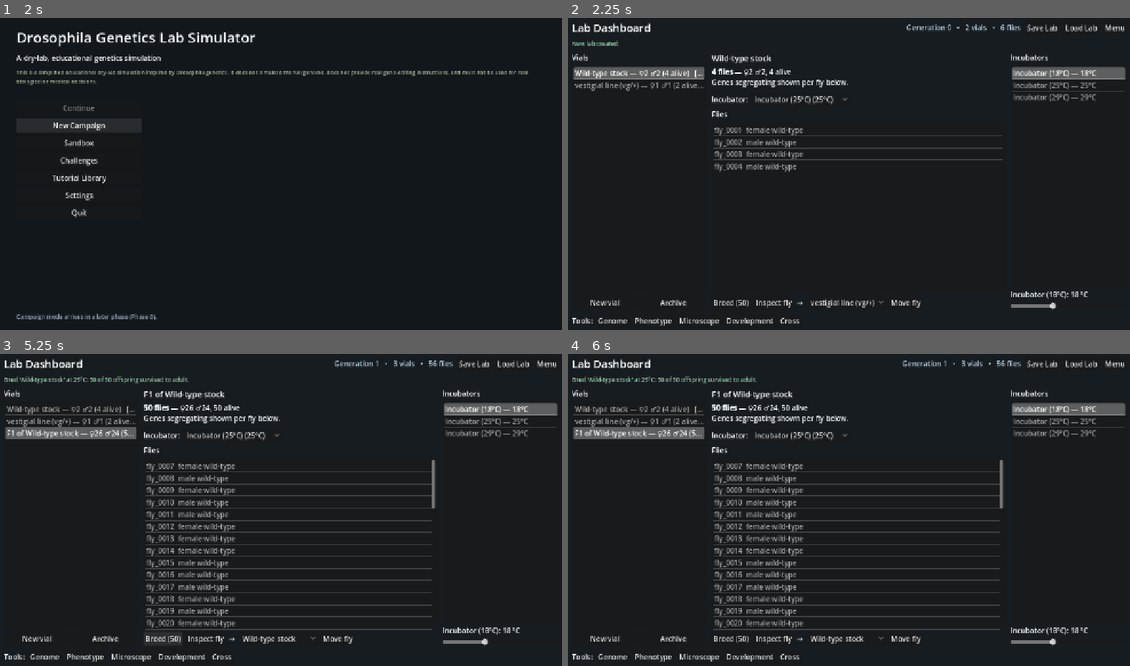
Above: before the commit, frames 1-4 (two rows, left to right).
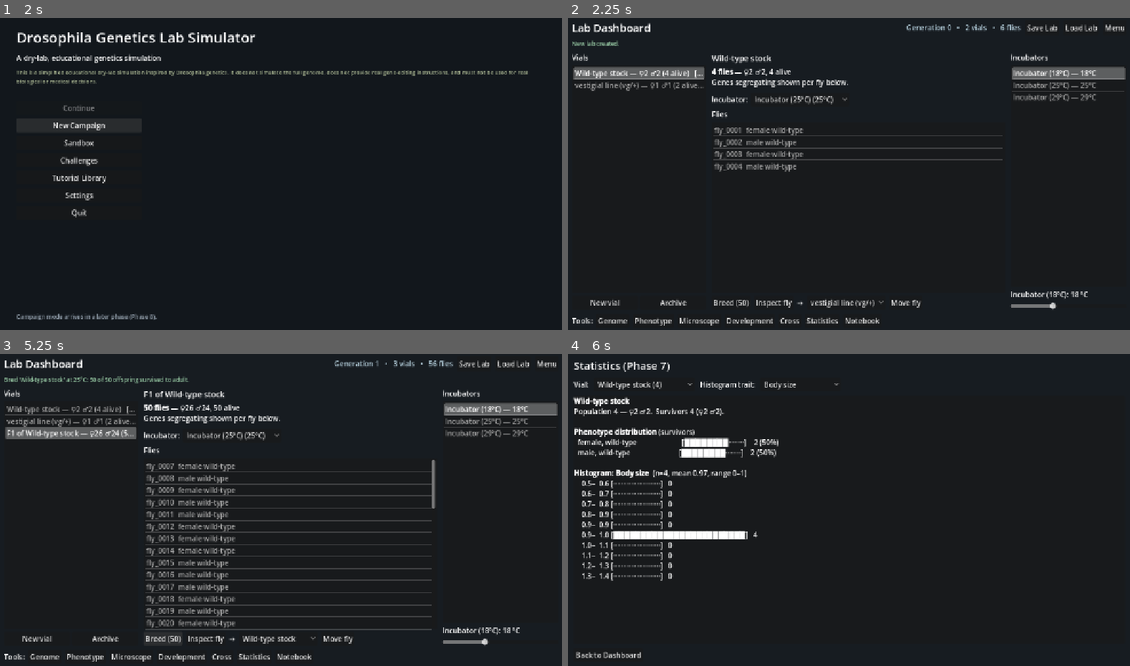
Above: after the commit, the same moments.

Repository: mkhudyakov/flyBase
Game: Godot game, scene res://scenes/MainMenu.tscn
The game is run twice, just before and just after one commit, with the same random seed, the same clock (stepped at 60 frames per second) and the same inputs.
Inputs (mouse positions are in pixels of both pictures, inside the frame that each line leads up to):
- Up to frame 1 (2 s): click "New Campaign" at 0.5 s; click "New Campaign" at 1.25 s
- Up to frame 2 (2.25 s): click "Sandbox" at 2 s
- Up to frame 3 (5.25 s): click "Menu" at 2.75 s; click "Challenges" at 3.5 s; click "Sandbox" at 4.25 s; click "Breed (50)" at 5 s
- Up to frame 4 (6 s): click (820, 656) at 5.75 s, where only the run after the commit has a clickable "Statistics"

Frame 1 is identical in both runs. In frame 2, 0.2% of the frame differs, in the area x 42-56%, y 96-98%; in frame 3, 0.2%; in frame 4, 15%, in the area x 0-100%, y 1-99%.

Commit message:
CHANGE: Phase 7

Diff:
--- a/scenes/LabDashboard.tscn
+++ b/scenes/LabDashboard.tscn
@@ -228,6 +228,14 @@
 [node name="CrossButton" type="Button" parent="Margin/Root/ToolsBar"]
 layout_mode = 2
 text = "Cross"
+
+[node name="StatisticsButton" type="Button" parent="Margin/Root/ToolsBar"]
+layout_mode = 2
+text = "Statistics"
+
+[node name="NotebookButton" type="Button" parent="Margin/Root/ToolsBar"]
+layout_mode = 2
+text = "Notebook"
 
 [connection signal="pressed" from="Margin/Root/TopBar/SaveButton" to="." method="_on_save_pressed"]
 [connection signal="pressed" from="Margin/Root/TopBar/LoadButton" to="." method="_on_load_pressed"]
@@ -246,3 +254,5 @@
 [connection signal="pressed" from="Margin/Root/ToolsBar/MicroscopeButton" to="." method="_on_tool_microscope_pressed"]
 [connection signal="pressed" from="Margin/Root/ToolsBar/DevelopmentButton" to="." method="_on_tool_development_pressed"]
 [connection signal="pressed" from="Margin/Root/ToolsBar/CrossButton" to="." method="_on_tool_cross_pressed"]
+[connection signal="pressed" from="Margin/Root/ToolsBar/StatisticsButton" to="." method="_on_tool_statistics_pressed"]
+[connection signal="pressed" from="Margin/Root/ToolsBar/NotebookButton" to="." method="_on_tool_notebook_pressed"]
--- /dev/null
+++ b/scenes/NotebookScreen.tscn
@@ -0,0 +1,92 @@
+[gd_scene load_steps=2 format=3]
+
+[ext_resource type="Script" path="res://scripts/ui/NotebookScreen.gd" id="1_notebook"]
+
+[node name="NotebookScreen" type="Control"]
+layout_mode = 3
+anchors_preset = 15
+anchor_right = 1.0
+anchor_bottom = 1.0
+grow_horizontal = 2
+grow_vertical = 2
+script = ExtResource("1_notebook")
+
+[node name="Background" type="ColorRect" parent="."]
+layout_mode = 1
+anchors_preset = 15
+anchor_right = 1.0
+anchor_bottom = 1.0
+grow_horizontal = 2
+grow_vertical = 2
+color = Color(0.09, 0.11, 0.13, 1)
+
+[node name="Margin" type="MarginContainer" parent="."]
+layout_mode = 1
+anchors_preset = 15
+anchor_right = 1.0
+anchor_bottom = 1.0
+grow_horizontal = 2
+grow_vertical = 2
+theme_override_constants/margin_left = 24
+theme_override_constants/margin_top = 20
+theme_override_constants/margin_right = 24
+theme_override_constants/margin_bottom = 20
+
+[node name="Root" type="VBoxContainer" parent="Margin"]
+layout_mode = 2
+theme_override_constants/separation = 10
+
+[node name="TopBar" type="HBoxContainer" parent="Margin/Root"]
+layout_mode = 2
+
+[node name="Title" type="Label" parent="Margin/Root/TopBar"]
+layout_mode = 2
+size_flags_horizontal = 3
+text = "Lab Notebook (Phase 7)"
+theme_override_font_sizes/font_size = 24
+
+[node name="ExportButton" type="Button" parent="Margin/Root/TopBar"]
+layout_mode = 2
+text = "Export notebook"
+
+[node name="Status" type="Label" parent="Margin/Root"]
+unique_name_in_owner = true
+layout_mode = 2
+text = ""
+theme_override_colors/font_color = Color(0.6, 0.8, 0.65, 1)
+theme_override_font_sizes/font_size = 12
+
+[node name="HBox" type="HBoxContainer" parent="Margin/Root"]
+layout_mode = 2
+size_flags_vertical = 3
+theme_override_constants/separation = 12
+
+[node name="EntryList" type="ItemList" parent="Margin/Root/HBox"]
+unique_name_in_owner = true
+custom_minimum_size = Vector2(320, 0)
+layout_mode = 2
+size_flags_vertical = 3
+
+[node name="DetailPanel" type="PanelContainer" parent="Margin/Root/HBox"]
+layout_mode = 2
+size_flags_horizontal = 3
+
+[node name="Scroll" type="ScrollContainer" parent="Margin/Root/HBox/DetailPanel"]
+layout_mode = 2
+
+[node name="Detail" type="RichTextLabel" parent="Margin/Root/HBox/DetailPanel/Scroll"]
+unique_name_in_owner = true
+layout_mode = 2
+size_flags_horizontal = 3
+size_flags_vertical = 3
+bbcode_enabled = true
+fit_content = true
+
+[node name="BackButton" type="Button" parent="Margin/Root"]
+layout_mode = 2
+size_flags_horizontal = 0
+text = "Back to Dashboard"
+
+[connection signal="item_selected" from="Margin/Root/HBox/EntryList" to="." method="_on_entry_list_item_selected"]
+[connection signal="pressed" from="Margin/Root/TopBar/ExportButton" to="." method="_on_export_pressed"]
+[connection signal="pressed" from="Margin/Root/BackButton" to="." method="_on_back_pressed"]
--- /dev/null
+++ b/scenes/Phase7Tests.tscn
@@ -0,0 +1,6 @@
+[gd_scene load_steps=2 format=3]
+
+[ext_resource type="Script" path="res://scripts/tests/Phase7Tests.gd" id="1_phase7tests"]
+
+[node name="Phase7Tests" type="Node"]
+script = ExtResource("1_phase7tests")
--- /dev/null
+++ b/scenes/StatisticsScreen.tscn
@@ -0,0 +1,88 @@
+[gd_scene load_steps=2 format=3]
+
+[ext_resource type="Script" path="res://scripts/ui/StatisticsScreen.gd" id="1_stats"]
+
+[node name="StatisticsScreen" type="Control"]
+layout_mode = 3
+anchors_preset = 15
+anchor_right = 1.0
+anchor_bottom = 1.0
+grow_horizontal = 2
+grow_vertical = 2
+script = ExtResource("1_stats")
+
+[node name="Background" type="ColorRect" parent="."]
+layout_mode = 1
+anchors_preset = 15
+anchor_right = 1.0
+anchor_bottom = 1.0
+grow_horizontal = 2
+grow_vertical = 2
+color = Color(0.09, 0.11, 0.13, 1)
+
+[node name="Margin" type="MarginContainer" parent="."]
+layout_mode = 1
+anchors_preset = 15
+anchor_right = 1.0
+anchor_bottom = 1.0
+grow_horizontal = 2
+grow_vertical = 2
+theme_override_constants/margin_left = 24
+theme_override_constants/margin_top = 20
+theme_override_constants/margin_right = 24
+theme_override_constants/margin_bottom = 20
+
+[node name="Root" type="VBoxContainer" parent="Margin"]
+layout_mode = 2
+theme_override_constants/separation = 10
+
+[node name="Title" type="Label" parent="Margin/Root"]
+layout_mode = 2
+text = "Statistics (Phase 7)"
+theme_override_font_sizes/font_size = 24
+
+[node name="Controls" type="HBoxContainer" parent="Margin/Root"]
+layout_mode = 2
+theme_override_constants/separation = 12
+
+[node name="VialLabel" type="Label" parent="Margin/Root/Controls"]
+layout_mode = 2
+text = "Vial:"
+
+[node name="VialOption" type="OptionButton" parent="Margin/Root/Controls"]
+unique_name_in_owner = true
+custom_minimum_size = Vector2(220, 0)
+layout_mode = 2
+
+[node name="TraitLabel" type="Label" parent="Margin/Root/Controls"]
+layout_mode = 2
+text = "Histogram trait:"
+
+[node name="TraitOption" type="OptionButton" parent="Margin/Root/Controls"]
+unique_name_in_owner = true
+custom_minimum_size = Vector2(180, 0)
+layout_mode = 2
+
+[node name="OutputPanel" type="PanelContainer" parent="Margin/Root"]
+layout_mode = 2
+size_flags_vertical = 3
+
+[node name="Scroll" type="ScrollContainer" parent="Margin/Root/OutputPanel"]
+layout_mode = 2
+
+[node name="Output" type="RichTextLabel" parent="Margin/Root/OutputPanel/Scroll"]
+unique_name_in_owner = true
+layout_mode = 2
+size_flags_horizontal = 3
+size_flags_vertical = 3
+bbcode_enabled = true
+fit_content = true
+
+[node name="BackButton" type="Button" parent="Margin/Root"]
+layout_mode = 2
+size_flags_horizontal = 0
+text = "Back to Dashboard"
+
+[connection signal="item_selected" from="Margin/Root/Controls/VialOption" to="." method="_on_vial_option_item_selected"]
+[connection signal="item_selected" from="Margin/Root/Controls/TraitOption" to="." method="_on_trait_option_item_selected"]
+[connection signal="pressed" from="Margin/Root/BackButton" to="." method="_on_back_pressed"]
--- a/scripts/game/Lab.gd
+++ b/scripts/game/Lab.gd
@@ -15,6 +15,9 @@
 var last_event: String = ""
 ## Set by the dashboard to hand a specific fly to the Microscope viewer.
 var pending_inspect: Fly = null
+## Automatically recorded experiment log (spec section 17.10). Entries are
+## plain dictionaries so they serialise with the save file.
+var notebook: Array = []
 
 var _vial_counter: int = 0
 var _inc_counter: int = 0
@@ -28,6 +31,7 @@
 func new_default_lab() -> void:
 	vials.clear()
 	incubators.clear()
+	notebook.clear()
 	generation = 0
 	_vial_counter = 0
 	_inc_counter = 0
@@ -165,7 +169,84 @@
 	generation = maxi(generation, females[0].generation + 1)
 	last_event = "Bred '%s' at %.0f°C: %d of %d offspring survived to adult." \
 		% [vial.name, env.temperature_c, survivors, result.requested]
+
+	# Automatically record the experiment in the notebook.
+	notebook.append(_make_cross_entry(result, females[0], males[0], env, vial, child_vial))
 	return child_vial
+
+## Builds a notebook entry from a cross result (all JSON-serialisable).
+func _make_cross_entry(result: CrossResult, mother: Fly, father: Fly,
+		env: VialEnvironment, source: Vial, child: Vial) -> Dictionary:
+	return {
+		"kind": "cross",
+		"time": Time.get_datetime_string_from_system(),
+		"title": "F%d  %s  ×  %s" % [child.flies[0].generation if not child.flies.is_empty() else generation,
+			_genotype_desc(mother), _genotype_desc(father)],
+		"source_vial": source.name,
+		"child_vial": child.name,
+		"mother": "%s (%s)" % [mother.id, _genotype_desc(mother)],
+		"father": "%s (%s)" % [father.id, _genotype_desc(father)],
+		"count": result.requested,
+		"survivors": result.survivors,
+		"sex_counts": result.sex_counts.duplicate(),
+		"temperature": env.temperature_c,
+		"seed": result.seed_used,
+		"per_gene": result.per_gene.duplicate(true),
+		"phenotype_dist": result.phenotype_dist.duplicate(),
+		"genotype_dist": result.genotype_dist.duplicate(),
+		"explanation": result.explanation.duplicate(),
+	}
+
+## Short genotype label listing non-wild-type loci (e.g. "vg+/vg-", "wild-type").
+func _genotype_desc(fly: Fly) -> String:
+	var parts: Array[String] = []
+	for gene: Gene in Catalog.all_genes():
+		var has_mut := false
+		for aid in fly.genome.genotype_at(gene.id):
+			var a: Allele = Catalog.get_allele(aid)
+			if a != null and not a.is_wild_type():
+				has_mut = true
+				break
+		if has_mut:
+			parts.append(gene.symbol)
+	return "+".join(parts) if not parts.is_empty() else "wild-type"
+
+## Writes the notebook to user://exports/ as both .txt and .json.
+## Returns the .txt path, or "" on failure.
+func export_notebook() -> String:
+	var dir := "user://exports/"
+	if not DirAccess.dir_exists_absolute(dir):
+		DirAccess.make_dir_recursive_absolute(dir)
+	var stamp := Time.get_datetime_string_from_system().replace(":", "-")
+	var txt_path := dir + "notebook_%s.txt" % stamp
+	var json_path := dir + "notebook_%s.json" % stamp
+
+	var jf := FileAccess.open(json_path, FileAccess.WRITE)
+	if jf == null:
+		return ""
+	jf.store_string(JSON.stringify(notebook, "\t"))
+	jf.close()
+
+	var tf := FileAccess.open(txt_path, FileAccess.WRITE)
+	if tf == null:
+		return ""
+	tf.store_string(_notebook_as_text())
+	tf.close()
+	last_event = "Exported notebook (%d entries)." % notebook.size()
+	return txt_path
+
+func _notebook_as_text() -> String:
+	var lines: Array[String] = ["Drosophila Genetics Lab — notebook export", ""]
+	for entry: Dictionary in notebook:
+		lines.append("[%s] %s" % [entry.get("time", ""), entry.get("title", "")])
+		lines.append("  %s → %s, %d offspring at %.0f°C (seed %d), %d survived."
+			% [entry.get("source_vial", ""), entry.get("child_vial", ""),
+				int(entry.get("count", 0)), float(entry.get("temperature", 25.0)),
+				int(entry.get("seed", 0)), int(entry.get("survivors", 0))])
+		for line in entry.get("explanation", []):
+			lines.append("    " + String(line))
+		lines.append("")
+	return "\n".join(lines)
 
 # --- Save / load -------------------------------------------------------------
 
@@ -182,6 +263,7 @@
 		"inc_counter": _inc_counter,
 		"incubators": inc_dicts,
 		"vials": vial_dicts,
+		"notebook": notebook.duplicate(true),
 	}
 
 func load_from_dict(d: Dictionary) -> void:
@@ -196,6 +278,7 @@
 	for vd in d.get("vials", []):
 		if vd is Dictionary:
 			vials.append(Vial.from_dict(vd))
+	notebook = d.get("notebook", []).duplicate(true)
 
 func save_lab() -> bool:
 	var ok := SaveLoadService.save_game(SAVE_SLOT, to_dict())
--- /dev/null
+++ b/scripts/sim/StatisticsEngine.gd
@@ -0,0 +1,105 @@
+class_name StatisticsEngine
+extends RefCounted
+## StatisticsEngine — summarises a collection of flies (spec section 17.8).
+##
+## Pure analysis over an Array[Fly]: counts, sex/survival, visible-phenotype
+## distribution, and trait histograms. Used by the Statistics screen and the
+## notebook. No state, no UI.
+
+## Basic counts for a set of flies.
+static func summarize(flies: Array) -> Dictionary:
+	var s := {"count": 0, "alive": 0, "female": 0, "male": 0, "female_alive": 0, "male_alive": 0}
+	for f: Fly in flies:
+		s["count"] += 1
+		s[f.sex()] += 1
+		if f.alive:
+			s["alive"] += 1
+			s[f.sex() + "_alive"] += 1
+	return s
+
+## Visible phenotype distribution over only the dimensions that vary (so the
+## table stays readable). Returns class_label -> count.
+static func phenotype_distribution(flies: Array, alive_only: bool = true) -> Dictionary:
+	var subjects: Array = []
+	for f: Fly in flies:
+		if not alive_only or f.alive:
+			subjects.append(f)
+	var dist := {}
+	if subjects.is_empty():
+		return dist
+
+	var dims := ["eye", "wing", "body"]
+	var per := {}
+	var distinct := {"eye": {}, "wing": {}, "body": {}}
+	for f: Fly in subjects:
+		var d := visible_dims(f)
+		per[f] = d
+		for dim in dims:
+			distinct[dim][d[dim]] = true
+
+	var varying: Array[String] = []
+	for dim in dims:
+		if distinct[dim].size() > 1:
+			varying.append(dim)
+
+	for f: Fly in subjects:
+		var d: Dictionary = per[f]
+		var parts: Array[String] = [f.sex()]
+		for dim in varying:
+			parts.append(d[dim])
+		if varying.is_empty():
+			parts.append("wild-type")
+		var key := ", ".join(parts)
+		dist[key] = int(dist.get(key, 0)) + 1
+	return dist
+
+## Coarse visible categories for a fly (shared with the cross simulator's view).
+static func visible_dims(fly: Fly) -> Dictionary:
+	var p := fly.phenotype
+	var eye_color := p.get_trait("eye_color", 1.0)
+	var wing := p.get_trait("wing_size", 1.0)
+	var body := p.get_trait("body_color", 0.5)
+	return {
+		"eye": "white-eye" if eye_color < 0.3 else "red-eye",
+		"wing": "vestigial-wing" if wing < 0.4 else ("reduced-wing" if wing < 0.8 else "normal-wing"),
+		"body": "pale-body" if body < 0.35 else ("dark-body" if body > 0.65 else "tan-body"),
+	}
+
+## Histogram of one trait across flies. Uses the trait's min/max as the range.
+## Returns {trait_id, label, min, max, mean, n, bins:[{lo, hi, count}]}.
+static func trait_histogram(flies: Array, trait_id: String, bin_count: int = 10, alive_only: bool = true) -> Dictionary:
+	var tr: TraitRule = Catalog.get_trait_rule(trait_id)
+	if tr == null:
+		return {"trait_id": trait_id, "label": trait_id, "min": 0.0, "max": 1.0, "mean": 0.0, "n": 0, "bins": []}
+
+	bin_count = maxi(bin_count, 1)
+	var span: float = maxf(tr.max_value - tr.min_value, 0.0001)
+	var counts := PackedInt32Array()
+	counts.resize(bin_count)
+	var sum := 0.0
+	var n := 0
+	for f: Fly in flies:
+		if alive_only and not f.alive:
+			continue
+		var v: float = clampf(f.phenotype.get_trait(trait_id, tr.baseline), tr.min_value, tr.max_value)
+		sum += v
+		n += 1
+		var idx: int = clampi(int((v - tr.min_value) / span * bin_count), 0, bin_count - 1)
+		counts[idx] += 1
+
+	var bins: Array = []
+	for i in bin_count:
+		bins.append({
+			"lo": tr.min_value + span * float(i) / float(bin_count),
+			"hi": tr.min_value + span * float(i + 1) / float(bin_count),
+			"count": counts[i],
+		})
+	return {
+		"trait_id": trait_id,
+		"label": tr.label,
+		"min": tr.min_value,
+		"max": tr.max_value,
+		"mean": (sum / float(n)) if n > 0 else 0.0,
+		"n": n,
+		"bins": bins,
+	}
--- /dev/null
+++ b/scripts/tests/Phase7Tests.gd
@@ -0,0 +1,83 @@
+extends Node
+## Phase7Tests — headless verification of statistics + notebook.
+##
+## Run with:
+##   Godot --headless --path . res://scenes/Phase7Tests.tscn --quit-after 5
+
+var _passed := 0
+var _failed := 0
+
+func _ready() -> void:
+	print("\n==== Phase 7 tests ====")
+	Lab.new_default_lab()
+
+	# --- Notebook auto-logs a cross ---
+	var before := Lab.notebook.size()
+	var stock := Lab.active_vials()[0]
+	var child := Lab.breed(stock, 100, 4242)
+	_check("Breeding records a notebook entry", Lab.notebook.size() == before + 1)
+
+	var entry: Dictionary = Lab.notebook.back()
+	_check("Entry records offspring count", int(entry["count"]) == 100)
+	_check("Entry has an explanation", entry.get("explanation", []).size() > 0)
+	_check("Entry has phenotype distribution", not entry.get("phenotype_dist", {}).is_empty())
+
+	# --- StatisticsEngine over the offspring vial ---
+	var flies := child.flies
+	var s := StatisticsEngine.summarize(flies)
+	_check("summarize counts add up", s["female"] + s["male"] == s["count"])
+	_check("summarize alive <= count", s["alive"] <= s["count"])
+
+	var dist := StatisticsEngine.phenotype_distribution(flies, true)
+	var dist_total := 0
+	for k in dist:
+		dist_total += int(dist[k])
+	_check("phenotype distribution covers all survivors", dist_total == s["alive"])
+
+	var hist := StatisticsEngine.trait_histogram(flies, "body_size", 10, true)
+	var hist_total := 0
+	for b: Dictionary in hist["bins"]:
+		hist_total += int(b["count"])
+	_check("histogram has 10 bins", hist["bins"].size() == 10)
+	_check("histogram bins sum to n", hist_total == int(hist["n"]))
+	_check("histogram mean within range",
+		hist["mean"] >= hist["min"] - 0.001 and hist["mean"] <= hist["max"] + 0.001)
+
+	# --- Expected vs observed available for comparison ---
+	var has_eo := false
+	for pg: Dictionary in entry.get("per_gene", []):
+		for c: Dictionary in pg.get("classes", []):
+			if c.has("expected") and c.has("observed_frac"):
+				has_eo = true
+	# vg/+ stock is wild-type only in the default lab → no segregation; breed a
+	# segregating cross to confirm expected-vs-observed is captured.
+	var carriers := Lab.active_vials()[1]  # vestigial line (vg/+)
+	var f1 := Lab.breed(carriers, 200, 4242)
+	var seg_entry: Dictionary = Lab.notebook.back()
+	for pg: Dictionary in seg_entry.get("per_gene", []):
+		for c: Dictionary in pg.get("classes", []):
+			if c.has("expected") and c.has("observed_frac"):
+				has_eo = true
+	_check("Notebook captures expected-vs-observed for a segregating cross", has_eo)
+
+	# --- Export ---
+	var path := Lab.export_notebook()
+	_check("export_notebook returns a path", path != "")
+	_check("Exported file exists", path != "" and FileAccess.file_exists(path))
+
+	# --- Notebook survives save/load ---
+	var n := Lab.notebook.size()
+	var snap := Lab.to_dict()
+	Lab.new_default_lab()
+	Lab.load_from_dict(snap)
+	_check("Notebook persists through save/load", Lab.notebook.size() == n)
+
+	print("==== %d passed, %d failed ====\n" % [_passed, _failed])
+
+func _check(label: String, condition: bool) -> void:
+	if condition:
+		_passed += 1
+		print("  PASS  %s" % label)
+	else:
+		_failed += 1
+		print("  FAIL  %s" % label)
--- a/scripts/ui/LabDashboard.gd
+++ b/scripts/ui/LabDashboard.gd
@@ -12,6 +12,8 @@
 	"microscope": "res://scenes/MicroscopeViewer.tscn",
 	"development": "res://scenes/DevelopmentTimeline.tscn",
 	"cross": "res://scenes/CrossSimulator.tscn",
+	"statistics": "res://scenes/StatisticsScreen.tscn",
+	"notebook": "res://scenes/NotebookScreen.tscn",
 }
 
 @onready var _stats: Label = %LabStats
@@ -225,6 +227,8 @@
 func _on_tool_microscope_pressed() -> void: _open("microscope")
 func _on_tool_development_pressed() -> void: _open("development")
 func _on_tool_cross_pressed() -> void: _open("cross")
+func _on_tool_statistics_pressed() -> void: _open("statistics")
+func _on_tool_notebook_pressed() -> void: _open("notebook")
 
 func _open(key: String) -> void:
 	get_tree().change_scene_to_file(TOOL_SCENES[key])
--- /dev/null
+++ b/scripts/ui/NotebookScreen.gd
@@ -0,0 +1,73 @@
+extends Control
+## NotebookScreen — Phase 7 (spec 17.10). Lists the automatically recorded
+## experiment entries and shows the full detail of the selected one, including
+## the expected-vs-observed analysis. Can export the notebook to disk.
+
+const LAB_DASHBOARD_SCENE := "res://scenes/LabDashboard.tscn"
+
+@onready var _list: ItemList = %EntryList
+@onready var _detail: RichTextLabel = %Detail
+@onready var _status: Label = %Status
+
+func _ready() -> void:
+	_refresh_list()
+
+func _refresh_list() -> void:
+	_list.clear()
+	# Most recent first.
+	for i in range(Lab.notebook.size() - 1, -1, -1):
+		var e: Dictionary = Lab.notebook[i]
+		_list.add_item("[%s] %s" % [e.get("time", ""), e.get("title", "entry")])
+		_list.set_item_metadata(_list.item_count - 1, i)
+	if Lab.notebook.is_empty():
+		_detail.text = "No experiments recorded yet. Breed a vial on the dashboard and the result is logged here automatically."
+	else:
+		_list.select(0)
+		_show_entry(Lab.notebook[Lab.notebook.size() - 1])
+
+func _on_entry_list_item_selected(idx: int) -> void:
+	var i: int = _list.get_item_metadata(idx)
+	if i >= 0 and i < Lab.notebook.size():
+		_show_entry(Lab.notebook[i])
+
+func _show_entry(e: Dictionary) -> void:
+	var lines: Array[String] = []
+	lines.append("[b]%s[/b]" % e.get("title", ""))
+	lines.append("Recorded %s" % e.get("time", ""))
+	lines.append("Mother: %s    Father: %s" % [e.get("mother", "?"), e.get("father", "?")])
+	lines.append("%s → %s" % [e.get("source_vial", "?"), e.get("child_vial", "?")])
+	var sex: Dictionary = e.get("sex_counts", {})
+	lines.append("%d offspring at %.0f°C (seed %d) — %d survived, ♀%d ♂%d."
+		% [int(e.get("count", 0)), float(e.get("temperature", 25.0)), int(e.get("seed", 0)),
+			int(e.get("survivors", 0)), int(sex.get("female", 0)), int(sex.get("male", 0))])
+	lines.append("")
+
+	# Expected vs observed per gene.
+	for entry: Dictionary in e.get("per_gene", []):
+		lines.append("[b]%s (%s)[/b] — %s" % [entry.get("gene", ""), entry.get("symbol", ""), entry.get("scope", "")])
+		lines.append("  [u]%-26s %9s %9s %9s[/u]" % ["genotype class", "expected", "observed", "survival"])
+		for c: Dictionary in entry.get("classes", []):
+			lines.append("  %-26s %8.0f%% %8.0f%% %8.0f%%"
+				% [c.get("label", ""), float(c.get("expected", 0)) * 100.0,
+					float(c.get("observed_frac", 0)) * 100.0, float(c.get("survival", 0)) * 100.0])
+		lines.append("")
+
+	lines.append("[b]Explanation[/b]")
+	for line in e.get("explanation", []):
+		lines.append("  " + String(line))
+
+	_detail.text = "\n".join(lines)
+
+func _on_export_pressed() -> void:
+	if Lab.notebook.is_empty():
+		_status.text = "Nothing to export yet."
+		return
+	var path := Lab.export_notebook()
+	if path == "":
+		_status.text = "Export failed."
+	else:
+		# Show the OS path so the file is findable.
+		_status.text = "Exported to: %s" % ProjectSettings.globalize_path(path)
+
+func _on_back_pressed() -> void:
+	get_tree().change_scene_to_file(LAB_DASHBOARD_SCENE)
--- /dev/null
+++ b/scripts/ui/StatisticsScreen.gd
@@ -0,0 +1,79 @@
+extends Control
+## StatisticsScreen — Phase 7 (spec 17.8). Shows distributions and trait
+## histograms for a chosen vial's flies, using the StatisticsEngine.
+
+const LAB_DASHBOARD_SCENE := "res://scenes/LabDashboard.tscn"
+const HIST_TRAITS := ["body_size", "flight_ability", "lifespan_days", "wing_size", "viability_score"]
+
+@onready var _vial_opt: OptionButton = %VialOption
+@onready var _trait_opt: OptionButton = %TraitOption
+@onready var _out: RichTextLabel = %Output
+
+var _vial_ids: Array[String] = []
+
+func _ready() -> void:
+	for v in Lab.active_vials():
+		_vial_opt.add_item("%s (%d)" % [v.name, v.population()])
+		_vial_ids.append(v.id)
+	for t in HIST_TRAITS:
+		var tr: TraitRule = Catalog.get_trait_rule(t)
+		_trait_opt.add_item(tr.label if tr != null else t)
+	if _vial_ids.is_empty():
+		_out.text = "No vials. Breed some flies first."
+		return
+	_vial_opt.select(0)
+	_trait_opt.select(0)
+	_render()
+
+func _on_vial_option_item_selected(_i: int) -> void: _render()
+func _on_trait_option_item_selected(_i: int) -> void: _render()
+func _on_back_pressed() -> void:
+	get_tree().change_scene_to_file(LAB_DASHBOARD_SCENE)
+
+func _render() -> void:
+	if _vial_ids.is_empty():
+		return
+	var vial := Lab.get_vial(_vial_ids[_vial_opt.get_selected()])
+	if vial == null:
+		return
+	var flies := vial.flies
+
+	var lines: Array[String] = []
+	lines.append("[b]%s[/b]" % vial.name)
+
+	var s := StatisticsEngine.summarize(flies)
+	lines.append("Population %d — ♀%d ♂%d.  Survivors %d (♀%d ♂%d)."
+		% [s["count"], s["female"], s["male"], s["alive"], s["female_alive"], s["male_alive"]])
+	lines.append("")
+
+	# Phenotype distribution (survivors).
+	lines.append("[b]Phenotype distribution[/b] (survivors)")
+	var dist := StatisticsEngine.phenotype_distribution(flies, true)
+	if dist.is_empty():
+		lines.append("  (no survivors)")
+	else:
+		var keys: Array = dist.keys()
+		keys.sort_custom(func(a, b): return int(dist[a]) > int(dist[b]))
+		for k in keys:
+			lines.append("  %-40s %s %4d (%.0f%%)"
+				% [k, _bar(float(dist[k]) / float(maxi(s["alive"], 1)), 16), dist[k],
+					float(dist[k]) / float(maxi(s["alive"], 1)) * 100.0])
+	lines.append("")
+
+	# Trait histogram.
+	var trait_id: String = HIST_TRAITS[_trait_opt.get_selected()]
+	var hist := StatisticsEngine.trait_histogram(flies, trait_id, 10, true)
+	lines.append("[b]Histogram: %s[/b]  (n=%d, mean %.2f, range %.0f–%.0f)"
+		% [hist["label"], hist["n"], hist["mean"], hist["min"], hist["max"]])
+	var maxc := 1
+	for b: Dictionary in hist["bins"]:
+		maxc = maxi(maxc, b["count"])
+	for b: Dictionary in hist["bins"]:
+		var frac := float(b["count"]) / float(maxc)
+		lines.append("  %5.1f–%5.1f %s %3d" % [b["lo"], b["hi"], _bar(frac, 24), b["count"]])
+
+	_out.text = "\n".join(lines)
+
+func _bar(frac: float, width: int) -> String:
+	var filled := clampi(roundi(frac * width), 0, width)
+	return "[" + "█".repeat(filled) + "·".repeat(width - filled) + "]"
Not shown, added: scripts/sim/StatisticsEngine.gd.uid
Not shown, added: scripts/tests/Phase7Tests.gd.uid
Not shown, added: scripts/ui/NotebookScreen.gd.uid
Not shown, added: scripts/ui/StatisticsScreen.gd.uid
Not shown, changed: CHANGELOG.md
